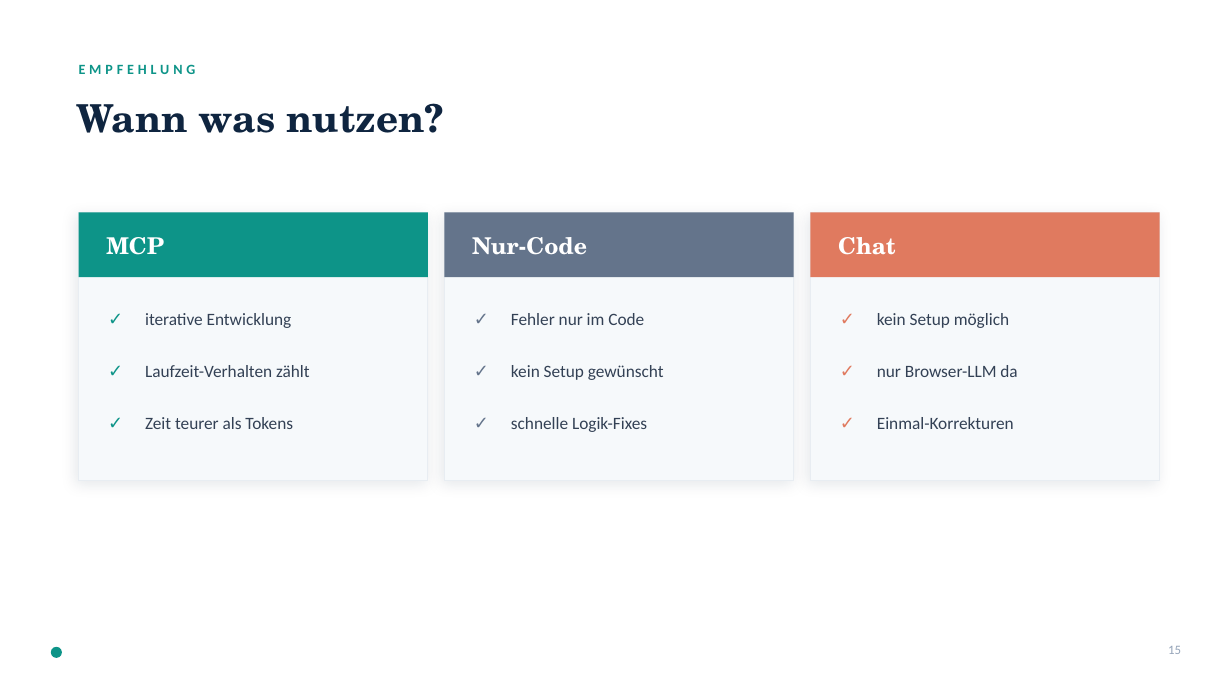
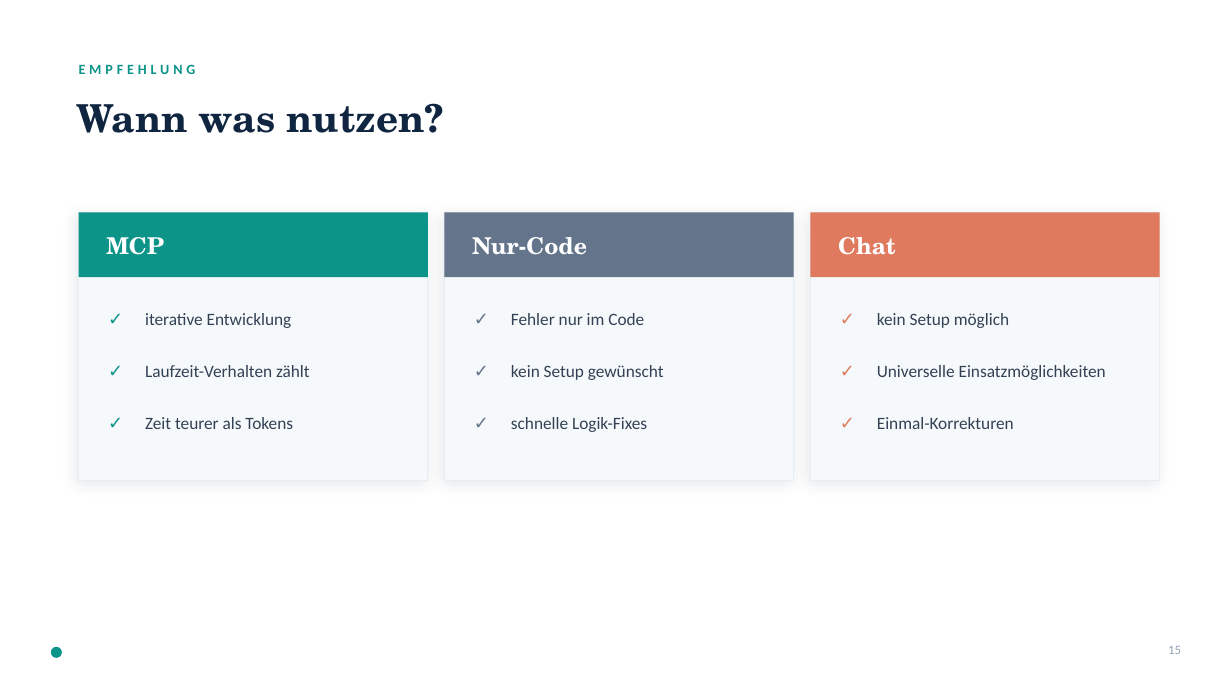
Before and after one commit to kis4-2026ss/projekt-bb-g2-pointner-kaltenegger, a slide deck: slide 14 of MCP_Praesentation.pptx _new.pptx. Drawn at 1232x693 pixels with LibreOffice and Linux fonts; fonts in the diff are those of the drawing. Boxes give left, top, right and bottom in pixels: in the first picture for what was removed or moved away, otherwise in the second. Text is boxed around its words. In the diff, an @@ line names an element or a change of style, - is before the commit and + after.

```diff
--- a/MCP_Praesentation.pptx _new.pptx
+++ b/MCP_Praesentation.pptx _new.pptx
@@ text at [877, 365, 1106, 380]: text changed @@
-nur Browser-LLM da
+Universelle Einsatzmöglichkeiten
```
Also in this commit, not shown: 2 other slides changed.
